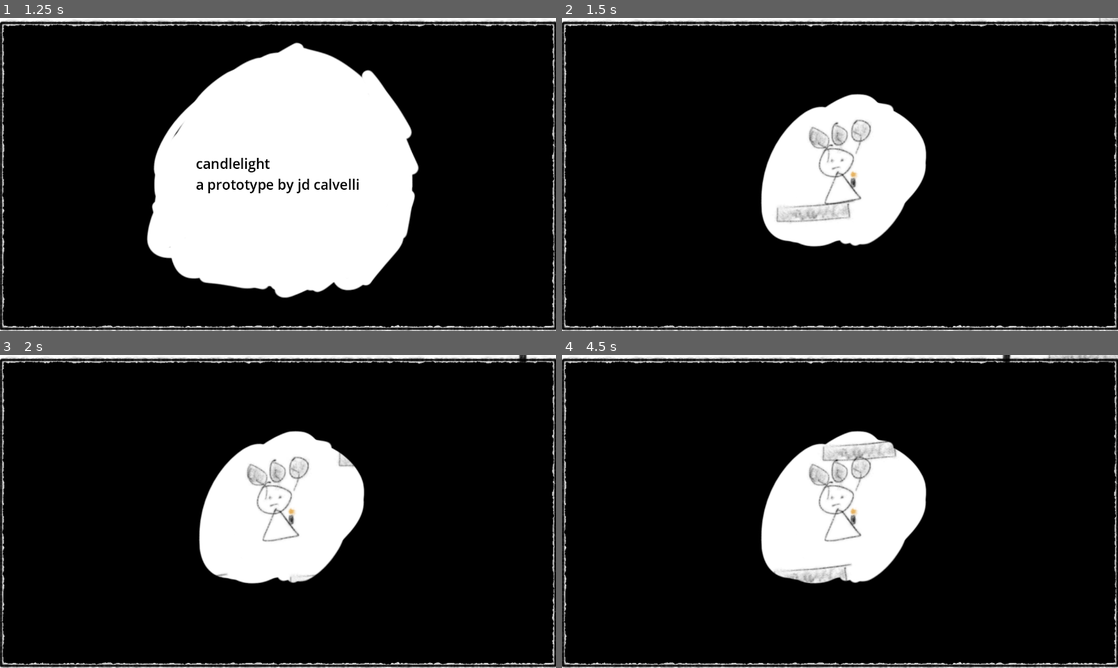
Above: before the commit, frames 1-4 (two rows, left to right).
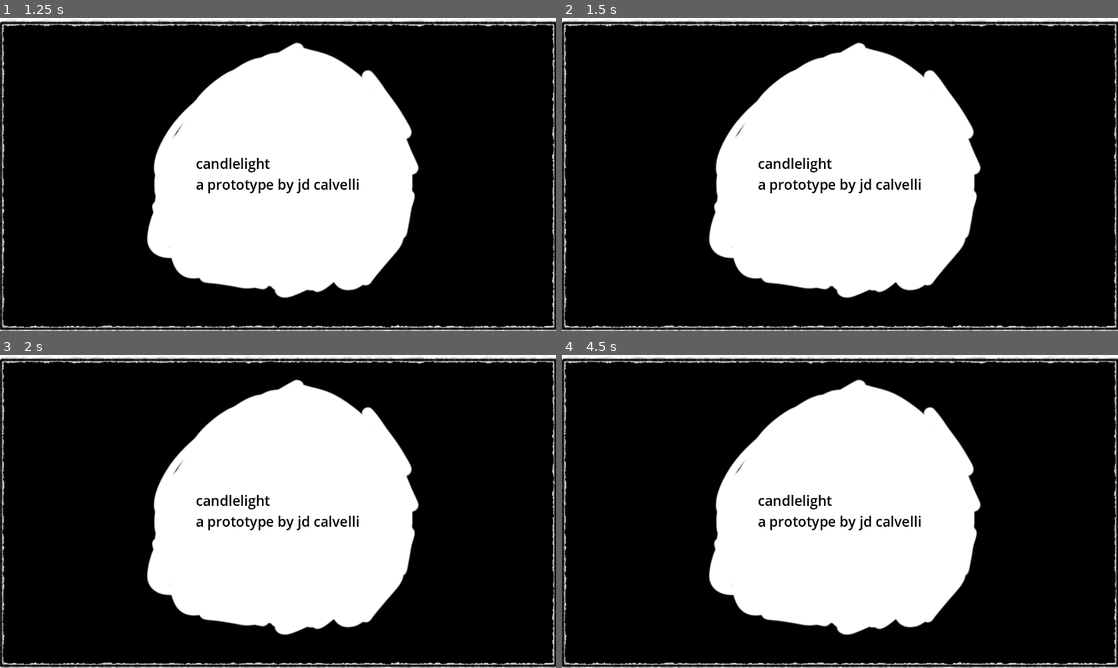
Above: after the commit, the same moments.

Repository: jdcalvelli/prototype-studio-prompt-8
Game: Godot game, scene res://scenes/end_scene.tscn
The game is run twice, just before and just after one commit, with the same random seed, the same clock (stepped at 60 frames per second) and the same inputs. This scene is started directly instead of the project's main scene.
Inputs:
- Up to frame 1 (1.25 s): tap Enter at 0.5 s; hold D (right) from 0.53 s (still down); tap Space (jump) at 0.77 s
- Up to frame 2 (1.5 s): keep holding D (right); tap R (restart) at 1.25 s
- Up to frame 3 (2 s): keep holding D (right); tap Space (jump) at 1.52 s
- Up to frame 4 (4.5 s): release D (right) at 2.03 s; hold A (left) 2.03-2.78 s; hold D (right) 2.78-4.28 s; tap Space (jump) at 3.02, 3.77 s; tap R (restart) at 4.15 s; hold A (left) from 4.28 s (still down)

Frame 1 is identical in both runs. In frame 2, 21% of the frame differs, in the area x 26-100%, y 0-90%; in frame 3, 21%; in frame 4, 22%, in the area x 0-100%, y 0-90%.

Commit message:
holdover fix removing ability to restart with r key

Diff:
--- a/scripts/end_scene.gd
+++ b/scripts/end_scene.gd
@@ -1,9 +1,11 @@
 extends Node2D
 
 func _ready():
-	GameManager.RemoveObjects()
+	#GameManager.RemoveObjects()
+	pass
 
 func _input(event):
-	if event.is_action_pressed("restart"):
-		print("restart")
-		GameManager.SwitchScene("game")
+	#if event.is_action_pressed("restart"):
+		#print("restart")
+		#GameManager.SwitchScene("game")
+	pass
